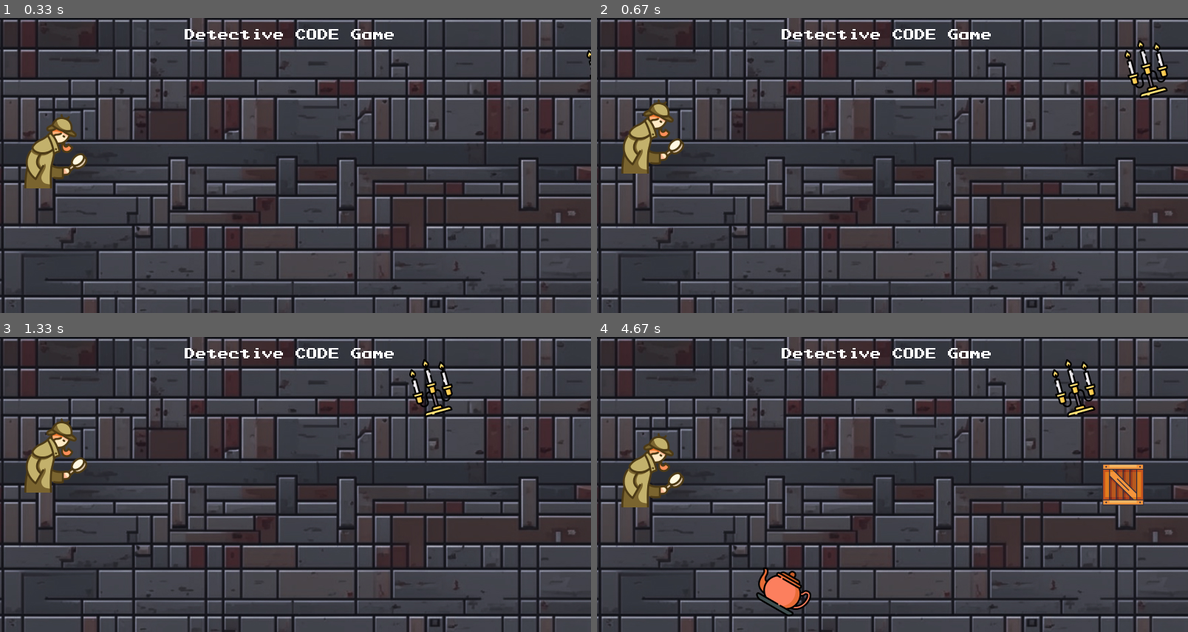
Above: before the commit, frames 1-4 (two rows, left to right).
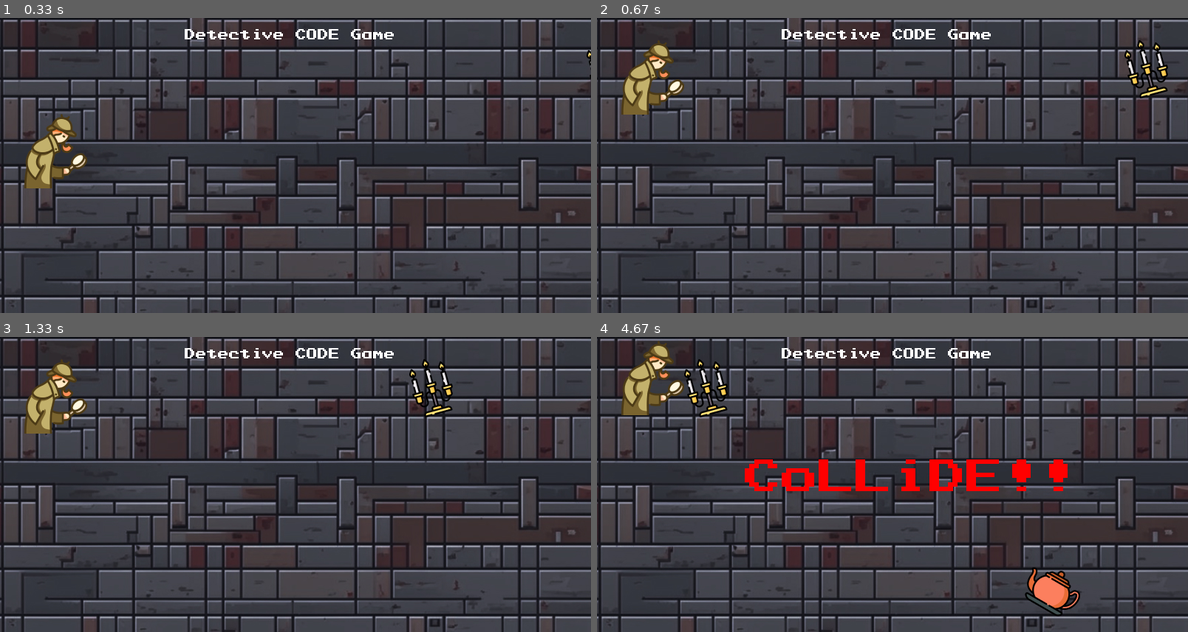
Above: after the commit, the same moments.

Repository: lockbooks/thecode_detective_game
Game: pygame game, started from pygame3.py
Same seed, same stepped clock (60 frames per second), same inputs: the game is played once before the commit and once after it.
Inputs:
- Up to frame 1 (0.33 s): no input
- Up to frame 2 (0.67 s): hold Up from 0.33 s (still down)
- Up to frame 3 (1.33 s): release Up at 0.8 s; hold Down 0.83-1.13 s; hold Up from 1.17 s (still down)
- Up to frame 4 (4.67 s): release Up at 1.53 s; hold Down 1.57-1.93 s; hold Up 1.97-2.27 s; hold Down 2.3-2.6 s; hold Up 2.63-3 s; hold Down 3.03-3.4 s

Frame 1 is identical in both runs. In frame 2, 2.7% of the frame differs, in the area x 4-15%, y 7-53%; in frame 3, 2.7%; in frame 4, 8.7%, in the area x 4-93%, y 1-95%.

Commit message:
article 3 smooth hero movement and restart

Diff:
--- a/pygame3.py
+++ b/pygame3.py
@@ -1,5 +1,6 @@
 import pygame
 from sys import exit
+import time
 
 pygame.init()
 
@@ -68,7 +69,7 @@
 game = True
 
 # запускаем бесконечный цикл
-while game:
+while True:
     # получаем список возможных действий игрока
     for event in pygame.event.get():
         # если пользователь нажал на крестик закрытия окна
@@ -78,52 +79,88 @@
             # добавляем корректное завершение работы
             exit()
 
+        # перезапуск
+        if not game and event.type == pygame.KEYDOWN and event.key == pygame.K_SPACE:
+            # заново объявляем переменные с начальными координатами для всех анимаций
+            hero_x_pos = 75
+            hero_y_pos = 180
+            candle_x_pos = 900
+            candle_y_pos = 70
+            box_x_pos = 900
+            box_y_pos = 200
+            pot_x_pos = 900
+            pot_y_pos = 345
+
+            # заново помещаем изображения в рамки прямоугольника
+            # в скобках задаём точку привязки и координаты для неё
+            hero_rect = hero.get_rect(center=(hero_x_pos, hero_y_pos))
+            pot_rect = pot.get_rect(center=(pot_x_pos, pot_y_pos))
+            candle_rect = candle.get_rect(center=(candle_x_pos, candle_y_pos))
+            box_rect = box.get_rect(center=(box_x_pos, box_y_pos))
+
+            # заново создаём сигнальные переменные
+            pot_flag = False
+            box_flag = False
+
+            game = True
+
+    if game:
         # получаем список всех нажатых клавиш
         keys = pygame.key.get_pressed()
 
-        # если нажата клавиша вверх, двигаем картинку вверх
+        # если нажата клавиша вверх, двигаем игрока вверх
         if keys[pygame.K_UP]:
-            hero_rect.top -= 20
-        # если нажата клавиша вниз, двигаем картинку вниз
+            hero_rect.top -= 5
+        # если нажата клавиша вниз, двигаем игрока вниз
         if keys[pygame.K_DOWN]:
-            hero_rect.top += 20
+            hero_rect.top += 5
 
-    # размещаем все поверхности на нашем экране
-    screen.blit(back, (0, 0))
-    screen.blit(hero, hero_rect)
-    screen.blit(candle, candle_rect)
-    screen.blit(box, box_rect)
-    screen.blit(pot, pot_rect)
-    back.blit(text_surface, (250, 15))
+    if game:
+        # размещаем все поверхности на нашем экране
+        screen.blit(back, (0, 0))
+        screen.blit(hero, hero_rect)
+        screen.blit(candle, candle_rect)
+        screen.blit(box, box_rect)
+        screen.blit(pot, pot_rect)
+        back.blit(text_surface, (250, 15))
 
-    # запускаем движение всех предметов
-    candle_rect.left -= 4
-    # когда подсвечник пересёк половину экрана,
-    # меняем сигнульную переменную для чайника и начинаем его движение
-    if candle_rect.left <= 400:
-        pot_flag = True
-    if pot_flag:
-        pot_rect.left -= 4
+        # запускаем движение всех предметов
+        candle_rect.left -= 4
+        # когда подсвечник пересёк половину экрана,
+        # меняем сигнульную переменную для чайника и начинаем его движение
+        if candle_rect.left <= 400:
+            pot_flag = True
+        if pot_flag:
+            pot_rect.left -= 4
 
-    # когда чайник пересёк половину экрана,
-    # меняем сигнульную переменную для ящика и начинаем его движение
-    if pot_rect.left <= 400:
-        box_flag = True
-    if box_flag:
-        box_rect.left -= 4
+        # когда чайник пересёк половину экрана,
+        # меняем сигнульную переменную для ящика и начинаем его движение
+        if pot_rect.left <= 400:
+            box_flag = True
+        if box_flag:
+            box_rect.left -= 4
 
-    # обнуляем начальные координаты, когда правая грань
-    # скрылась за границей экрана
-    if candle_rect.right <= 0:
-        candle_rect.left = 800
-    if pot_rect.right <= 0:
-        pot_rect.left = 800
-    if box_rect.right <= 0:
-        box_rect.left = 1000
+        # обнуляем начальные координаты, когда правая грань
+        # скрылась за границей экрана
+        if candle_rect.right <= 0:
+            candle_rect.left = 800
+        if pot_rect.right <= 0:
+            pot_rect.left = 800
+        if box_rect.right <= 0:
+            box_rect.left = 1000
 
-    # выводим сообщения о столкновении
-    if hero_rect.colliderect(candle_rect) or hero_rect.colliderect(pot_rect) or hero_rect.colliderect(box_rect):
-        screen.blit(text_collide, (200, 165))
+        # выводим сообщения о столкновении
+        if (hero_rect.colliderect(candle_rect) or
+            hero_rect.colliderect(pot_rect) or
+            hero_rect.colliderect(box_rect)):
+            screen.blit(text_collide, (200, 165))
+            # это новый блок
+            pygame.display.flip()
+            time.sleep(2)
+            game = False
+
+    else:
+        screen.fill('Purple')
 
     # обновляем экран игры
     pygame.display.update()
